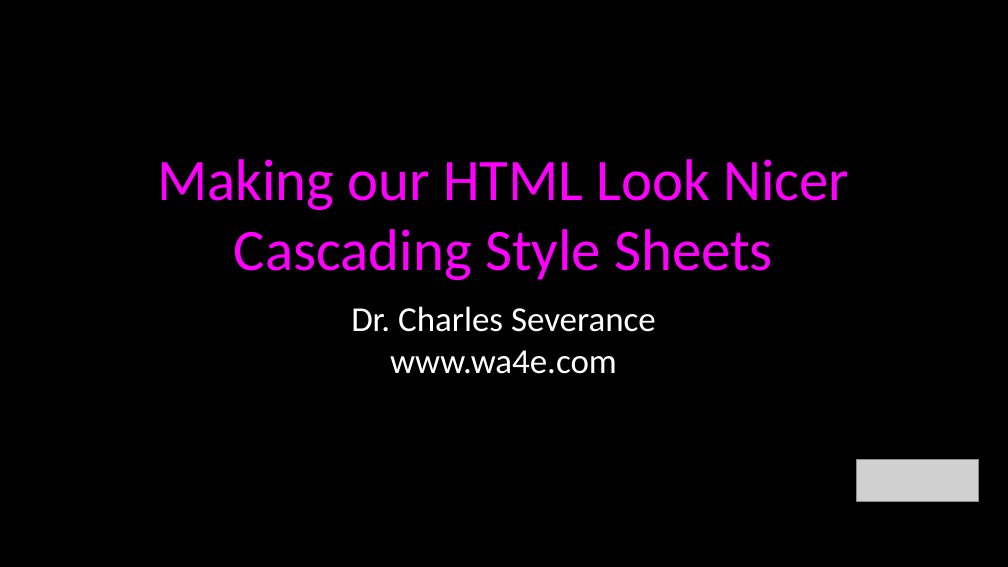
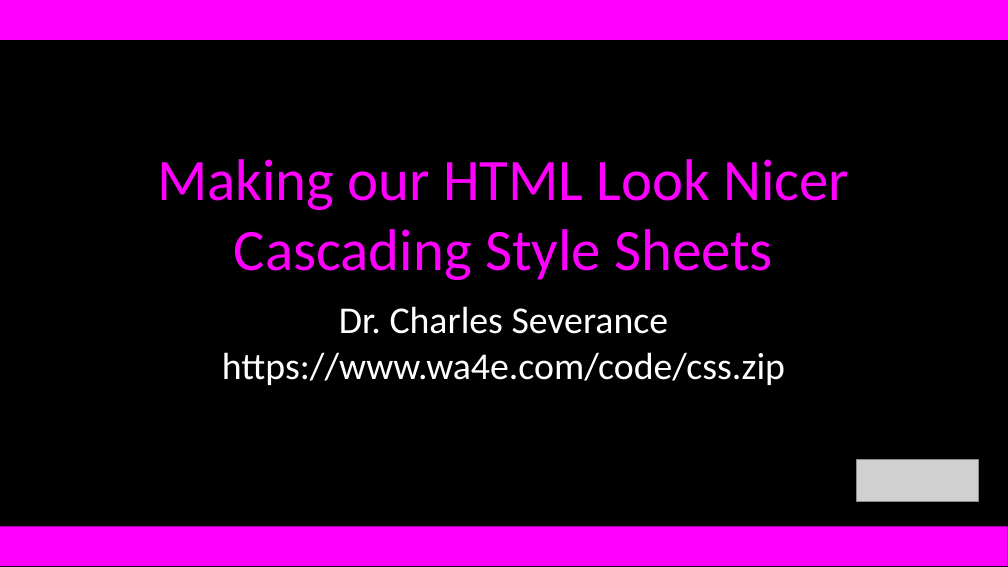
Before and after one commit to csev/wa4e, a slide deck: slide 1 of lectures/Web-03-CSS.ppt. Drawn at 1008x567 pixels with LibreOffice and Linux fonts; fonts in the diff are those of the drawing; grey boxes stand for pictures. Boxes give left, top, right and bottom in pixels: in the first picture for what was removed or moved away, otherwise in the second. Text is boxed around its words. In the diff, an @@ line names an element or a change of style, - is before the commit and + after.

```diff
--- a/lectures/Web-03-CSS.ppt
+++ b/lectures/Web-03-CSS.ppt
@@ rectangle added at bbox=[0, 0, 1008, 40], fill #FF00FF @@
@@ text at bbox=[339, 306, 669, 334]: size 25 to 27 pt in "Dr. Charles Severance" @@
@@ text at bbox=[222, 352, 785, 385]: text changed; size 25 to 27 pt @@
-www.wa4e.com
+https://www.wa4e.com/code/css.zip
@@ rectangle at bbox=[0, 526, 1008, 566]: fill #000000 to #FF00FF @@
```
Also in this commit, not shown: 29 other slides changed, 4 slides added, 5 slides removed, 1 other file.
